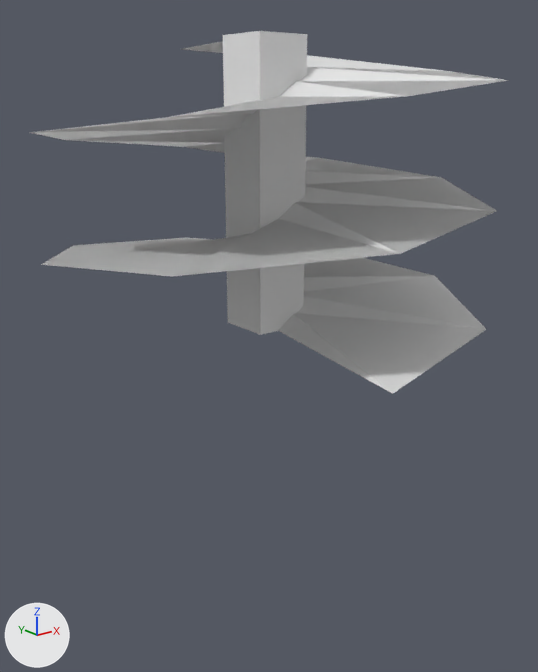
Two versions of the Blender file blender/corkscrew.blend, one commit apart.
Camera for both pictures: a camera (50 mm lens) standing at (-16.5, -20.9, 7.8) and looking at (0.0, -0.2, -0.4). The axes (+X, +Y, +Z) are drawn at lower left. The lights are the same throughout.

Names of what the first picture shows: 'Circle', 'axle'.
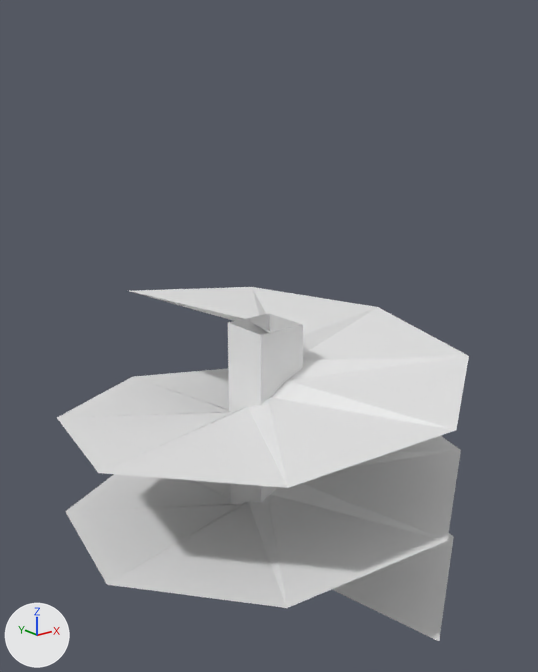
ob_screwer is not drawn itself; it is used by a modifier of ob_circle.

Changed parts and their boxes (x1, y1, x2, y2) in the pictures (538 x 672 px):
'Circle', moved, turned, modifiers changed
    before: (29, 41, 509, 394)
    after: (57, 287, 469, 641)
'axle', turned
    before: (223, 31, 307, 335)
    after: (228, 313, 303, 505)

The change in detail:
Object 'Screwer' (ob_screwer) moves from (0.0, 0.0, 0.5) to (0.0, 0.0, -0.5).
Object 'Screwer' (ob_screwer) turns from (0, 0, 45) to (180, 0, -45) degrees about x, y and z.
Object 'Circle' (ob_circle) turns from (0, 0, 0) to (180, 0, 0) degrees about x, y and z.
Object 'Circle' (ob_circle) has a ARRAY modifier named 'Array'.
Modifier setting removed (it was use_merge_vertices = True).
Object 'axle' (ob_axle) turns from (0, 0, 0) to (180, 0, 0) degrees about x, y and z.
